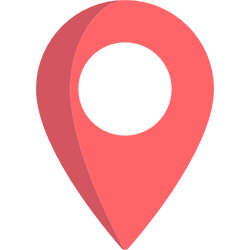
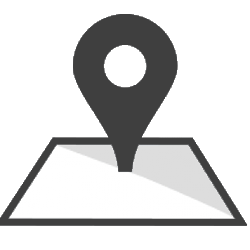
Revision of a layered 250×250 image; what changed, layer by layer:
added layer "Layer 2 copy" above "Layer 2" over left=0, top=14, right=248, bottom=226
hid "placeholder" over left=36, top=0, right=214, bottom=250
hid "Background" over left=0, top=0, right=248, bottom=250
